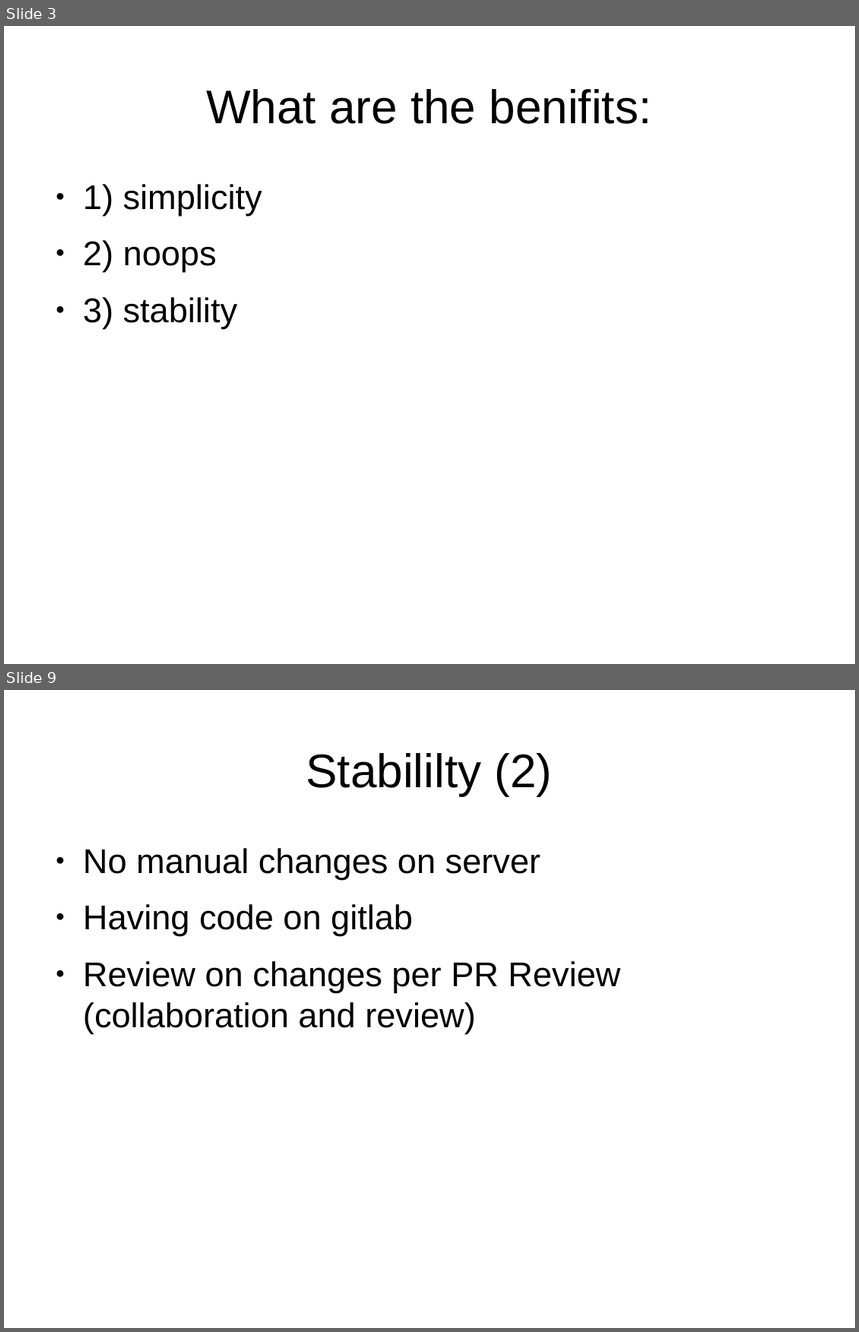
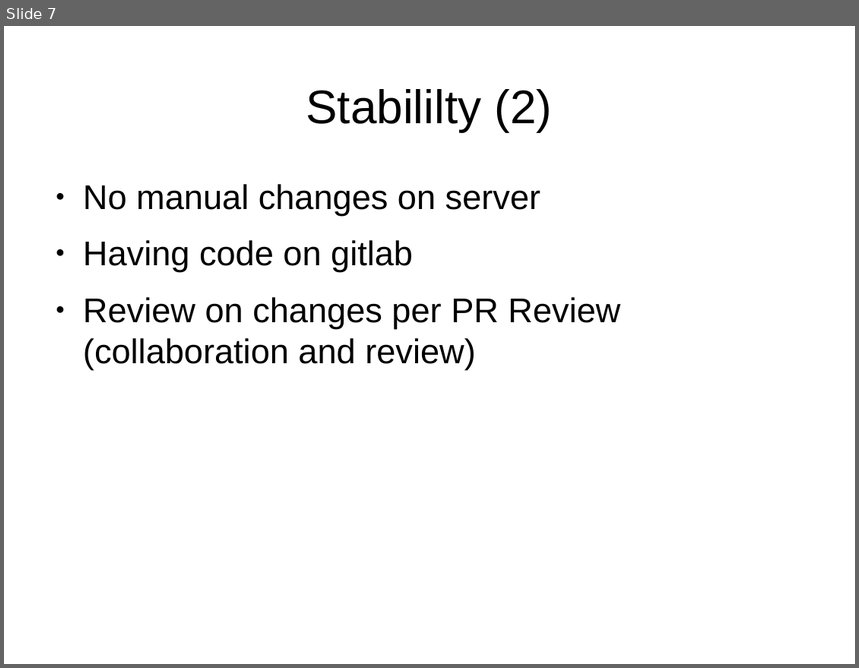
Before and after one commit to MalloZup/presentations, a slide deck: 2018/salt-ssh/salt-ssh.odp. Shown one above the other, each under a label of ours: slides 3 and 9 before the commit, slide 7 after it; the slides between them are not shown. The pictures are 859x1332 and 859x668 pixels, drawn with LibreOffice and Linux fonts; fonts in the diff are those of the drawing. Boxes give left, top, right and bottom in pixels: in the first picture for what was removed or moved away, otherwise in the second. Text is boxed around its words. In the diff, an @@ line names an element or a change of style, - is before the commit and + after.

```diff
--- a/2018/salt-ssh/salt-ssh.odp
+++ b/2018/salt-ssh/salt-ssh.odp
@@ slide 3 removed at bbox=[4, 26, 855, 664], background #FFFFFF @@
@@ title removed at bbox=[206, 89, 652, 124] @@
-What are the benifits:
@@ text removed at bbox=[83, 184, 262, 328] @@
-● 1) simplicity
-● 2) noops
-● 3) stability
@@ what was slide 9 is now slide 7 @@
```
Also in this commit, not shown: 6 slides changed, 7 slides added, 4 other slides removed.
